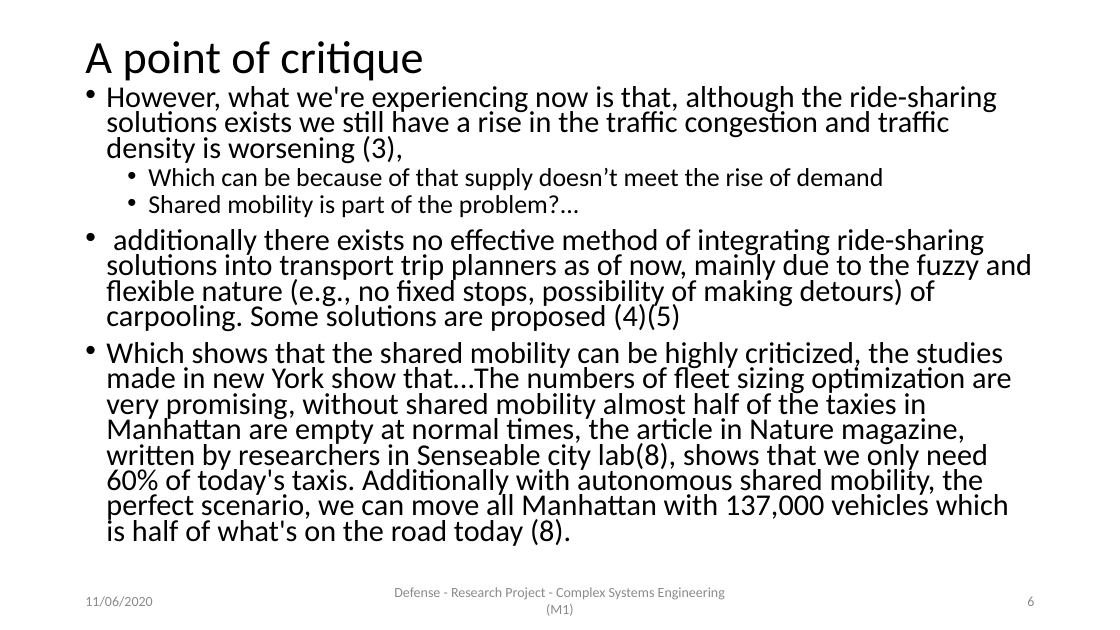
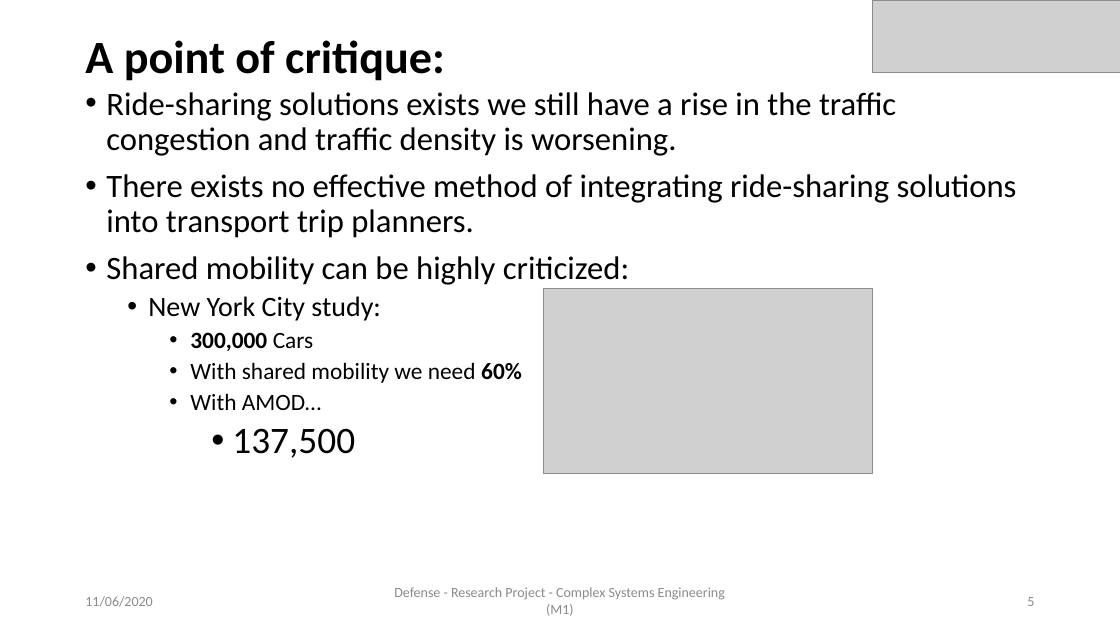
Before and after one commit to AymanABDELHAMID/OD_MTO_DARP, a slide deck: slide 5 of Presentation/presentation_AymanMahmoud.pptx (slide 6 before the commit). Drawn at 1120x630 pixels with LibreOffice and Linux fonts; fonts in the diff are those of the drawing; grey boxes stand for pictures. Boxes give left, top, right and bottom in pixels: in the first picture for what was removed or moved away, otherwise in the second. Text is boxed around its words. In the diff, an @@ line names an element or a change of style, - is before the commit and + after.

```diff
--- a/Presentation/presentation_AymanMahmoud.pptx
+++ b/Presentation/presentation_AymanMahmoud.pptx
@@ picture added at <box>873,0,1120,72</box> @@
@@ title at <box>85,40,445,81</box>: text changed; bold on @@
-A point of critique
+A point of critique:
@@ text at <box>106,92,1017,458</box>: text changed; size 25.9 to 28 pt @@
-• However, what we're experiencing now is that, although the ride-sharing solutions exists we still have a rise in the traffic congestion and traffic density is worsening (3),
-  • Which can be because of that supply doesn’t meet the rise of demand
-  • Shared mobility is part of the problem?...
-• additionally there exists no effective method of integrating ride-sharing solutions into transport trip planners as of now, mainly due to the fuzzy and flexible nature (e.g., no fixed stops, possibility of making detours) of carpooling. Some solutions are proposed (4)(5)
-• Which shows that the shared mobility can be highly criticized, the studies made in new York show that…The numbers of fleet sizing optimization are very promising, without shared mobility almost half of the taxies in Manhattan are empty at normal times, the article in Nature magazine, written by researchers in Senseable city lab(8), shows that we only need 60% of today's taxis. Additionally with autonomous shared mobility, the perfect scenario, we can move all Manhattan with 137,000 vehicles which is half of what's on the road today (8).
+• Ride-sharing solutions exists we still have a rise in the traffic congestion and traffic density is worsening.
+• There exists no effective method of integrating ride-sharing solutions into transport trip planners.
+• Shared mobility can be highly criticized:
+  • New York City study:
+    • 300,000 Cars
+    • With shared mobility we need 60%
+    • With AMOD…
+      • 137,500
@@ picture added at <box>544,288,872,473</box> @@
```
Also in this commit, not shown: 31 other slides changed, 7 slides removed, 4 other files.
